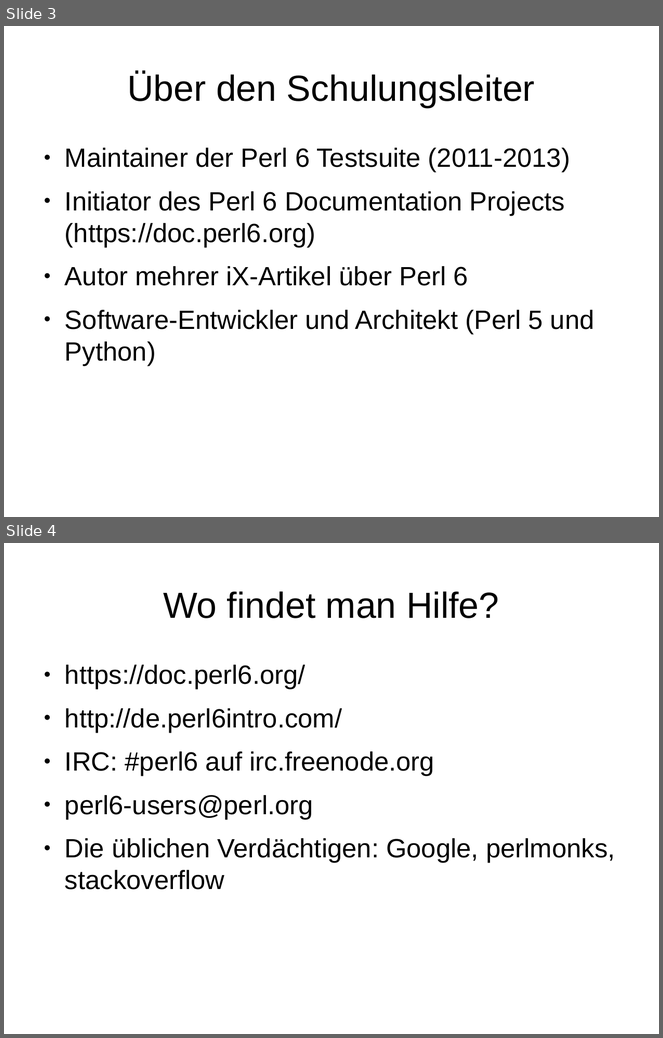
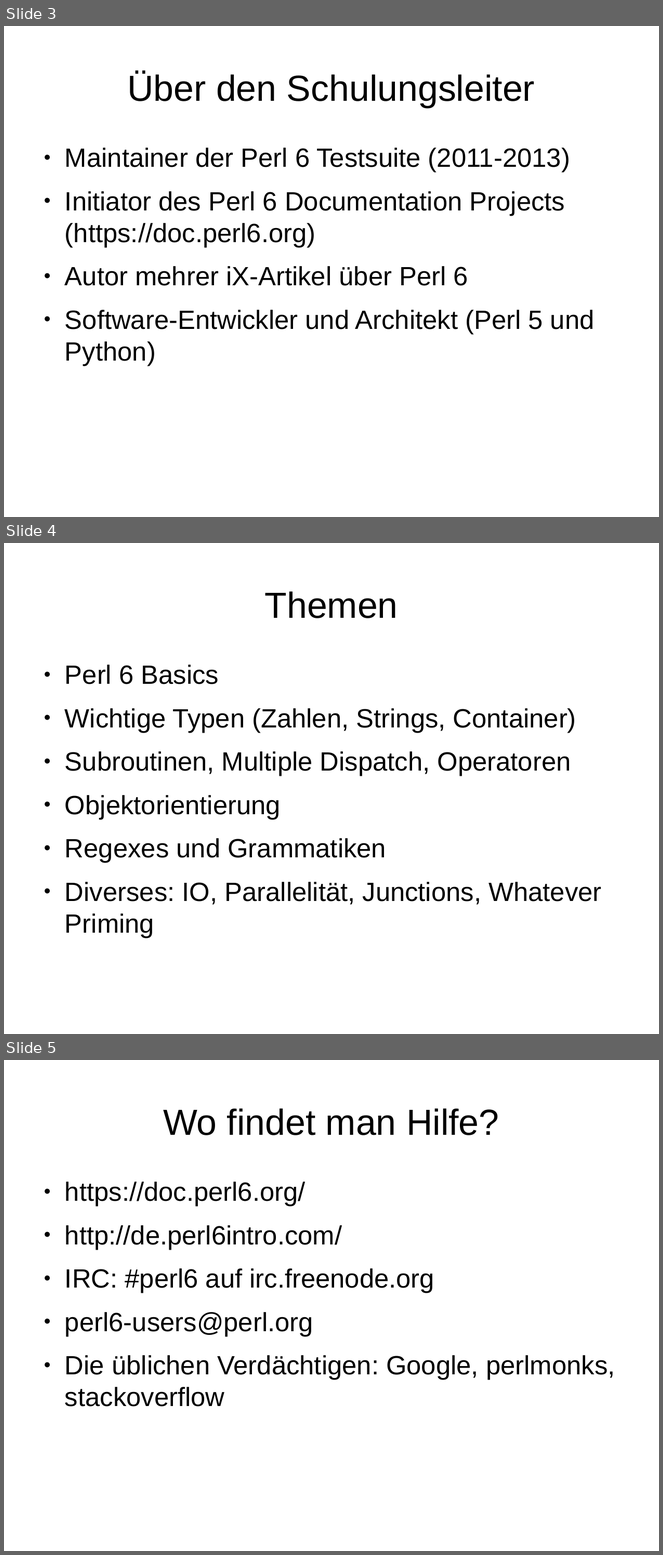
Before and after one commit to moritz/perl6-training-de, a slide deck: schulung.odp. Shown one above the other, each under a label of ours: slides 3 and 4 before the commit, slides 3, 4 and 5 after it. The pictures are 663x1038 and 663x1555 pixels, drawn with LibreOffice and Linux fonts; fonts in the diff are those of the drawing. Boxes give left, top, right and bottom in pixels: in the first picture for what was removed or moved away, otherwise in the second. Text is boxed around its words. In the diff, an @@ line names an element or a change of style, - is before the commit and + after.

Commit message:
Whatever Priming, TOC

```diff
--- a/schulung.odp
+++ b/schulung.odp
@@ slide 4 added at <box>4,543,659,1034</box>, background #FFFFFF @@
@@ title added at <box>265,591,398,618</box>, 44 pt, text #000000 @@
+Themen
@@ text added at <box>65,665,601,938</box>, 32 pt, text #000000 @@
+● Perl 6 Basics
+● Wichtige Typen (Zahlen, Strings, Container)
+● Subroutinen, Multiple Dispatch, Operatoren
+● Objektorientierung
+● Regexes und Grammatiken
+● Diverses: IO, Parallelität, Junctions, Whatever Priming
@@ what was slide 4 is now slide 5 @@
```
Also in this commit, not shown: 2 slides changed, 13 other slides added, 3 other files.
